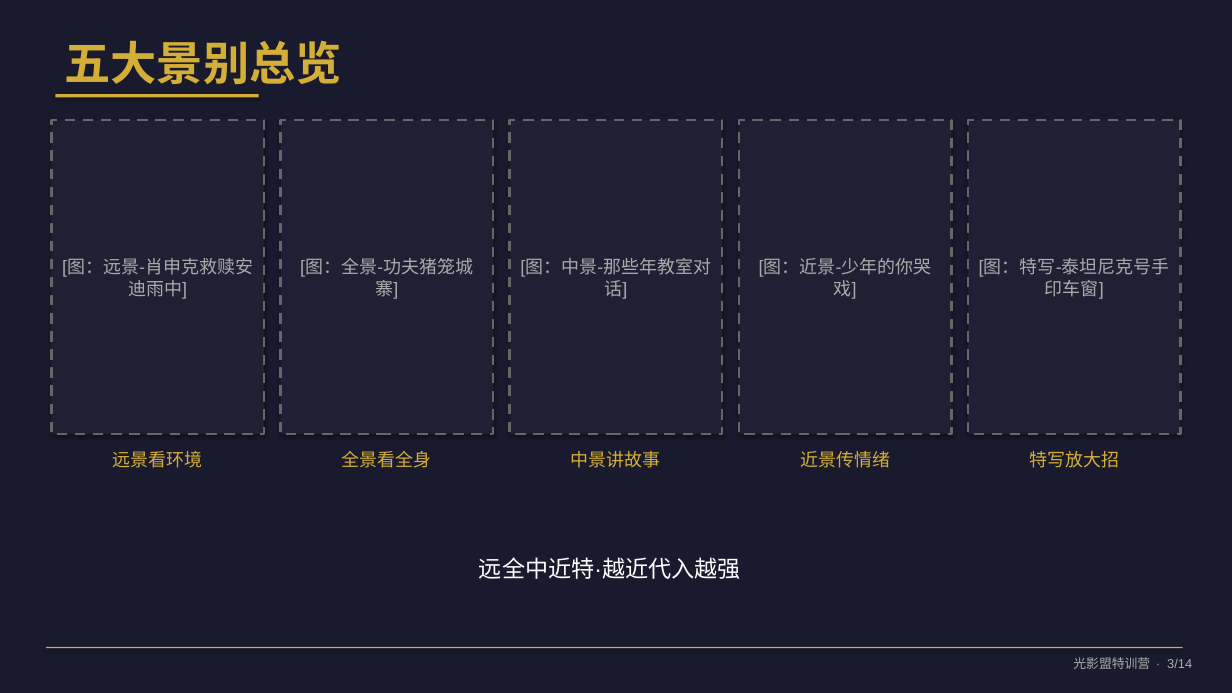
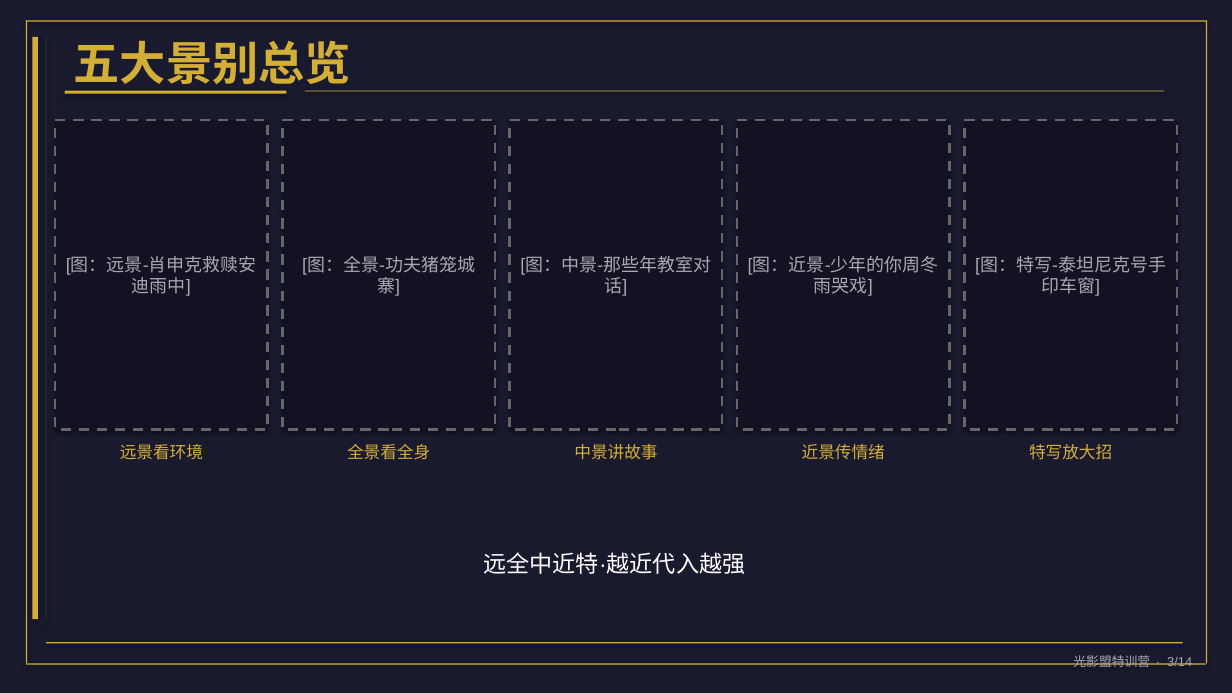
Before and after one commit to jun66888/Photon, a slide deck: slide 3 of 试听课_从景别到剪辑.pptx. Drawn at 1232x693 pixels with LibreOffice and Linux fonts; fonts in the diff are those of the drawing. Boxes give left, top, right and bottom in pixels: in the first picture for what was removed or moved away, otherwise in the second. Text is boxed around its words. In the diff, an @@ line names an element or a change of style, - is before the commit and + after.

```diff
--- a/试听课_从景别到剪辑.pptx
+++ b/试听课_从景别到剪辑.pptx
@@ rectangle added at [26, 20, 1206, 21], fill #D4AF37 @@
@@ rectangle added at [26, 20, 27, 664], fill #D4AF37 @@
@@ rectangle added at [1206, 20, 1207, 664], fill #D4AF37 @@
@@ rectangle added at [32, 37, 38, 619], fill #D4AF37 @@
@@ text "五大景别总览" rewrapped from [64, 40, 341, 84] to [74, 40, 351, 92] @@
@@ rectangle: place and size @@
-rectangle at [55, 94, 259, 97]
+rectangle at [65, 91, 287, 93]
@@ rectangle added at [305, 91, 1165, 91], fill #D4AF37 @@
@@ rectangle "[图：远景-肖申克救赎安迪雨中]": place and size @@
-rectangle "[图：远景-肖申克救赎安迪雨中]" at [52, 120, 264, 434]
+rectangle "[图：远景-肖申克救赎安迪雨中]" at [55, 120, 268, 430]
@@ rectangle "[图：全景-功夫猪笼城寨]": place and size @@
-rectangle "[图：全景-功夫猪笼城寨]" at [281, 120, 494, 434]
+rectangle "[图：全景-功夫猪笼城寨]" at [283, 120, 495, 430]
@@ rectangle "[图：中景-那些年教室对话]": place and size @@
-rectangle "[图：中景-那些年教室对话]" at [510, 120, 723, 434]
+rectangle "[图：中景-那些年教室对话]" at [510, 120, 723, 430]
@@ rectangle "[图：近景-少年的你周冬雨哭戏]": place and size @@
-rectangle "[图：近景-少年的你周冬雨哭戏]" at [739, 120, 952, 434]
+rectangle "[图：近景-少年的你周冬雨哭戏]" at [738, 120, 950, 430]
@@ rectangle "[图：近景-少年的你周冬雨哭戏]" at [738, 120, 950, 430]: fill #202035 to #121222 @@
@@ text colour #AAAAAA to #A8A8B0; fill #202035 to #121222 in 4 elements at [510, 120, 723, 430], [283, 120, 495, 430], [55, 120, 268, 430], [965, 120, 1177, 430] @@
@@ rectangle "[图：特写-泰坦尼克号手印车窗]": place and size @@
-rectangle "[图：特写-泰坦尼克号手印车窗]" at [969, 120, 1181, 434]
+rectangle "[图：特写-泰坦尼克号手印车窗]" at [965, 120, 1177, 430]
@@ text in rectangle at [748, 257, 939, 296]: text changed; text colour #AAAAAA to #A8A8B0 @@
-[图：近景-少年的你哭戏]
+[图：近景-少年的你周冬雨哭戏]
@@ size 14 to 13 pt in 5 elements at [574, 444, 657, 460], [347, 444, 430, 460], [802, 444, 885, 460], [1029, 444, 1112, 460], [120, 444, 203, 460] @@
@@ text "远景看环境": place and size @@
-text "远景看环境" at [113, 451, 203, 468]
+text "远景看环境" at [120, 444, 203, 460]
@@ text "特写放大招": place and size @@
-text "特写放大招" at [1029, 451, 1119, 468]
+text "特写放大招" at [1029, 444, 1112, 460]
@@ text "远全中近特·越近代入越强": place and size @@
-text "远全中近特·越近代入越强" at [479, 557, 741, 579]
+text "远全中近特·越近代入越强" at [484, 552, 746, 574]
@@ 3 texts, 1 rectangle: place and size @@
-3 texts, 1 rectangle at [46, 451, 1183, 648]
+3 texts, 1 rectangle at [46, 444, 1183, 643]
@@ text "光影盟特训营 · 3/14" at [1073, 655, 1192, 667]: text colour #AAAAAA to #A8A8B0 @@
@@ rectangle added at [26, 664, 1206, 665], fill #D4AF37 @@
```
Also in this commit, not shown: 13 other slides changed, 1 other file.
